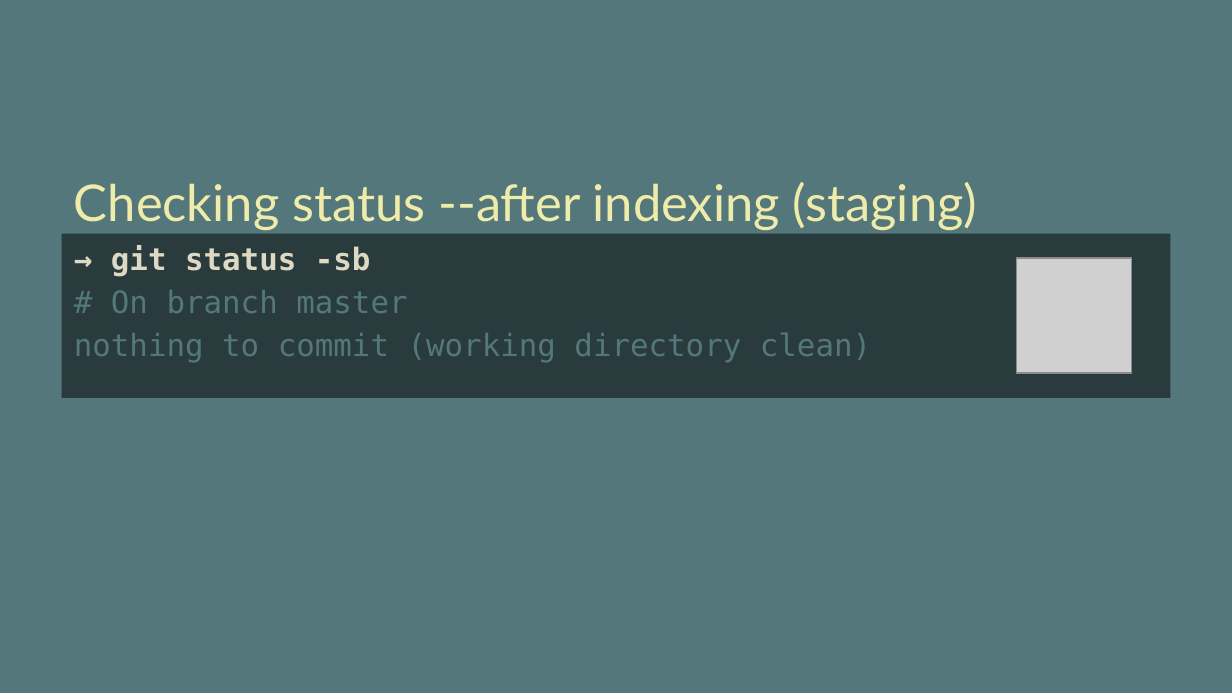
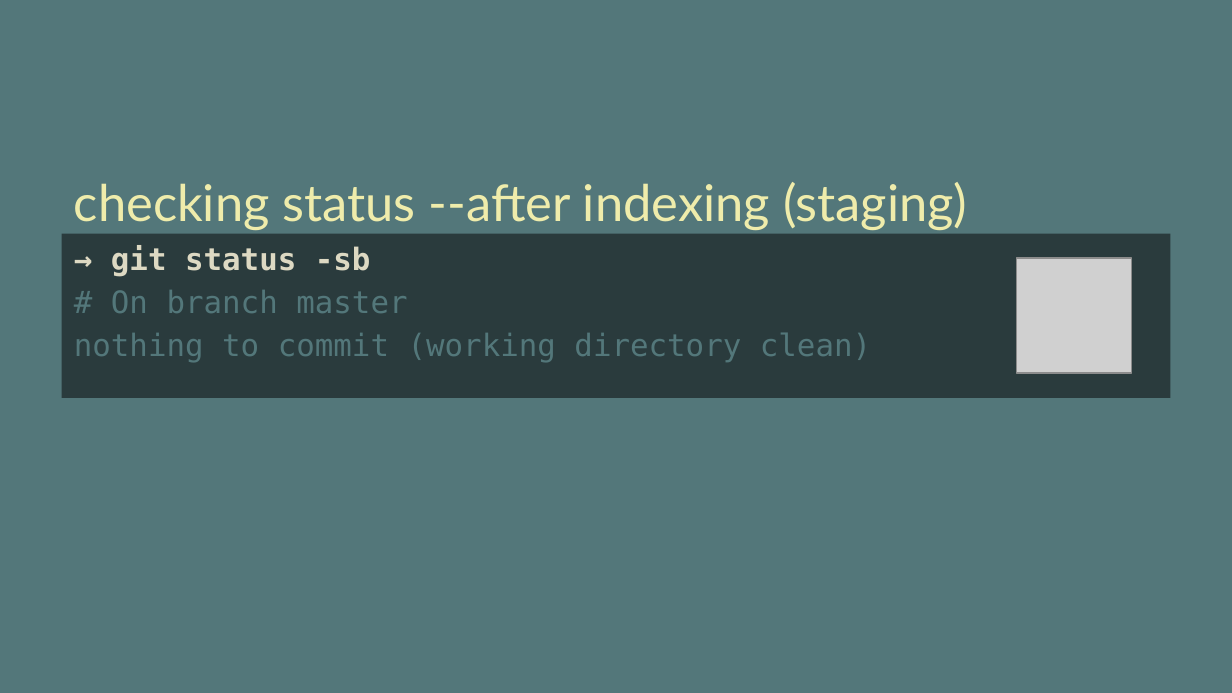
Before and after one commit to vinhnx/Git-for-beginners, a slide deck: slide 14 of git-beginner.pptx. Drawn at 1232x693 pixels with LibreOffice and Linux fonts; fonts in the diff are those of the drawing; grey boxes stand for pictures. Boxes give left, top, right and bottom in pixels: in the first picture for what was removed or moved away, otherwise in the second. Text is boxed around its words. In the diff, an @@ line names an element or a change of style, - is before the commit and + after.

```diff
--- a/git-beginner.pptx
+++ b/git-beginner.pptx
@@ text at <box>74,182,967,230</box>: text changed @@
-Checking status --after indexing (staging)
+checking status --after indexing (staging)
```
Also in this commit, not shown: 9 other slides changed, 1 slide added, 1 other file.
